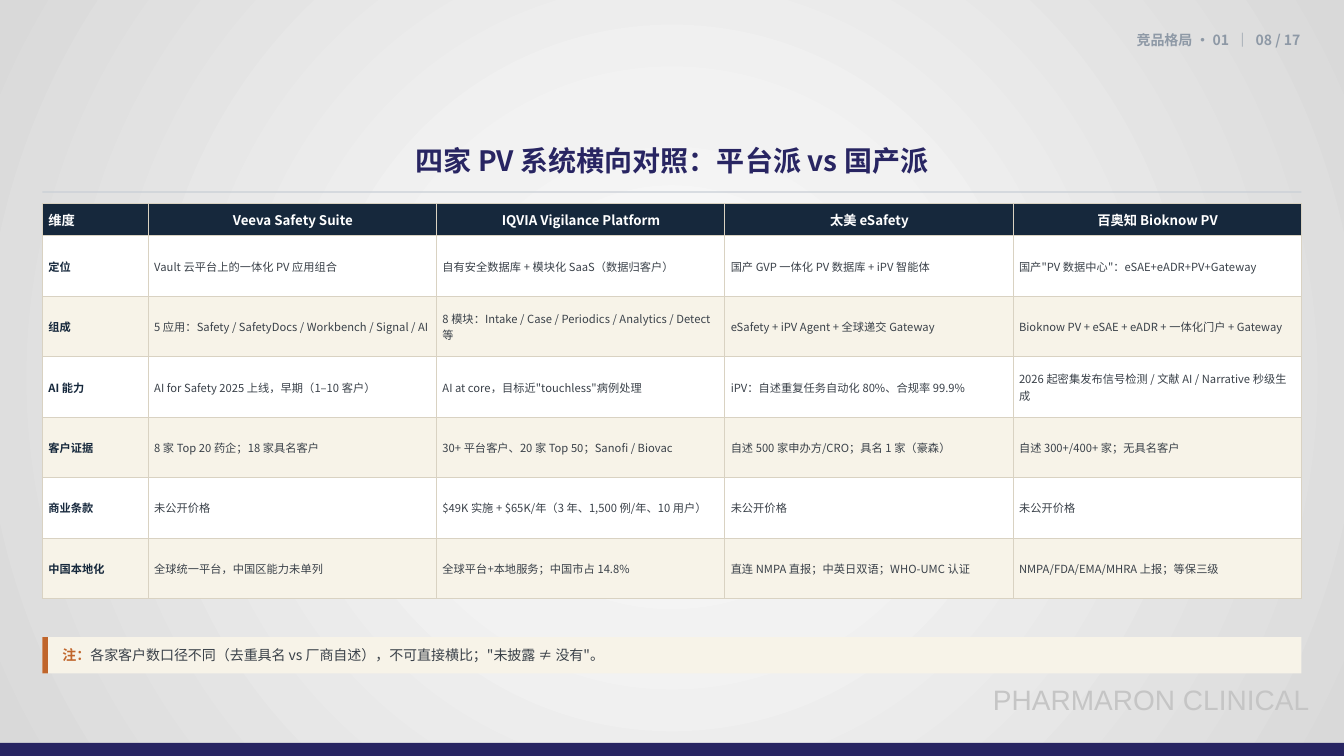
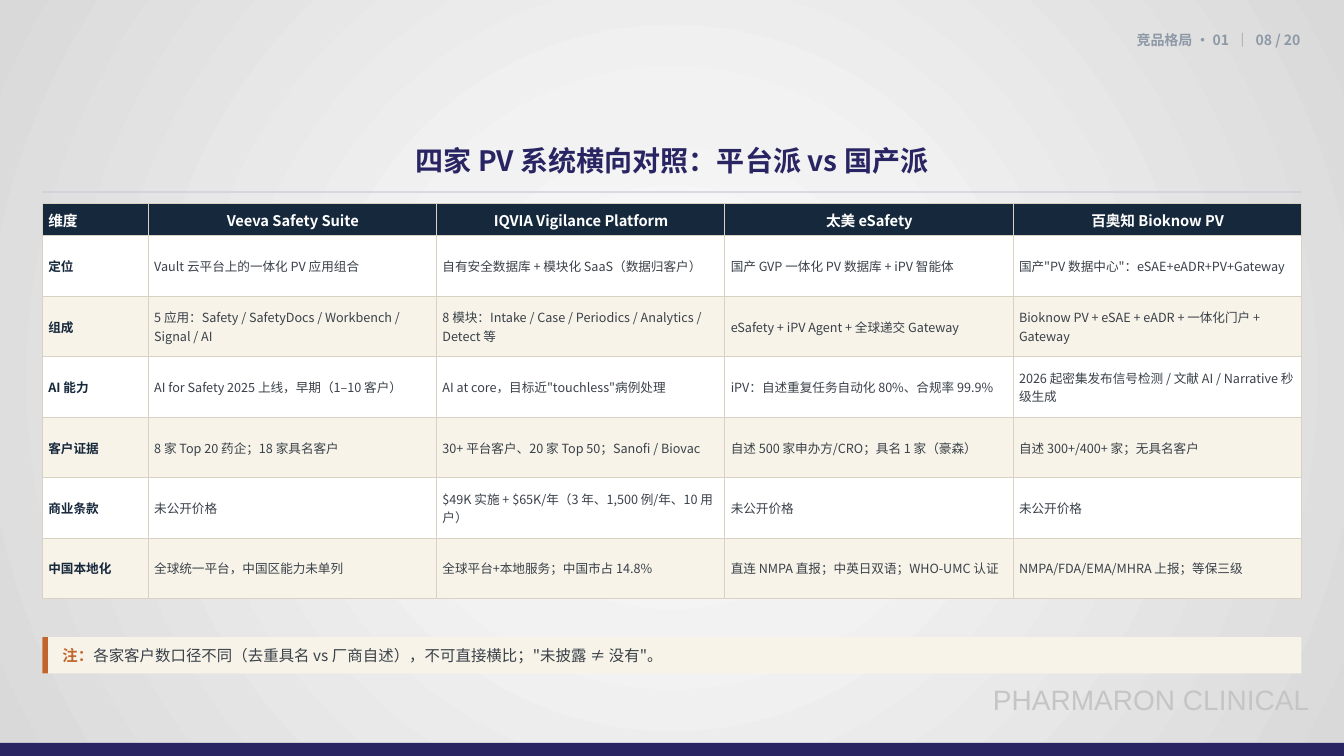
Before and after one commit to Eros-Python/TRAE-CODE, a slide deck: slide 8 of PV数据库市场调研总结-20261111.pptx. Drawn at 1344x756 pixels with LibreOffice and Linux fonts; fonts in the diff are those of the drawing; background and template pictures are left out. Boxes give left, top, right and bottom in pixels: in the first picture for what was removed or moved away, otherwise in the second. Text is boxed around its words. In the diff, an @@ line names an element or a change of style, - is before the commit and + after.

```diff
--- a/PV数据库市场调研总结-20261111.pptx
+++ b/PV数据库市场调研总结-20261111.pptx
@@ text at (x1=1137, y1=33, x2=1300, y2=46): text changed @@
-竞品格局 · 01 ｜ 08 / 17
+竞品格局 · 01 ｜ 08 / 20
@@ table at (x1=42, y1=204, x2=1302, y2=599) @@
@@ size 9.5 to 10.5 pt in "维度", "Veeva Safety Suite", "IQVIA Vigilance Platform", "太美 eSafety" and 1 more places @@
@@ size 8 to 9 pt @@
@@ text "注：各家客户数口径不同（去重具名 vs 厂商自述），不可直接横比；"未披露 ≠ 没有"。" at (x1=62, y1=648, x2=663, y2=663): size 10 to 11 pt @@
```
Also in this commit, not shown: 12 other slides changed, 3 slides added, 11 other files.
